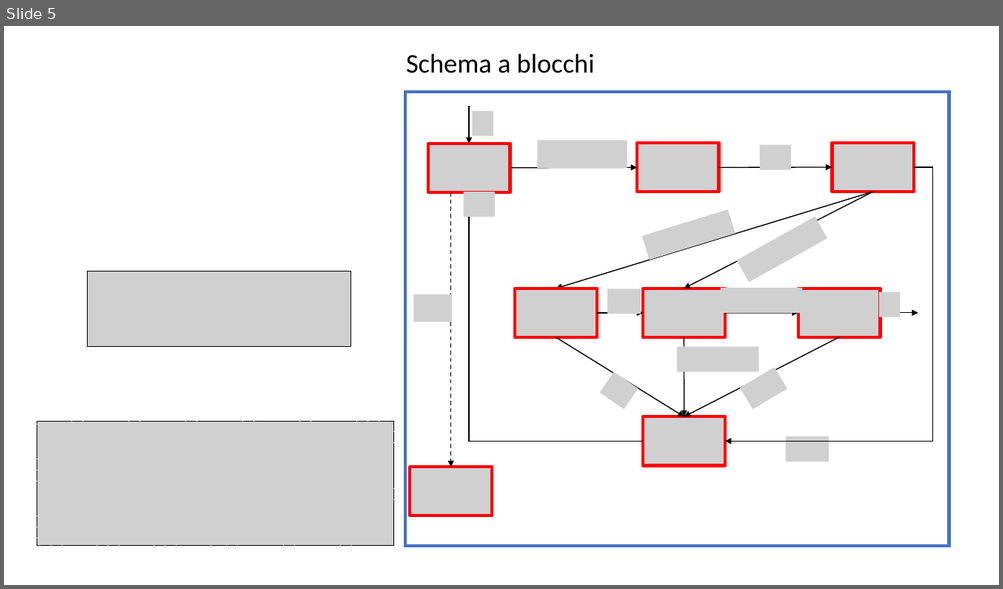
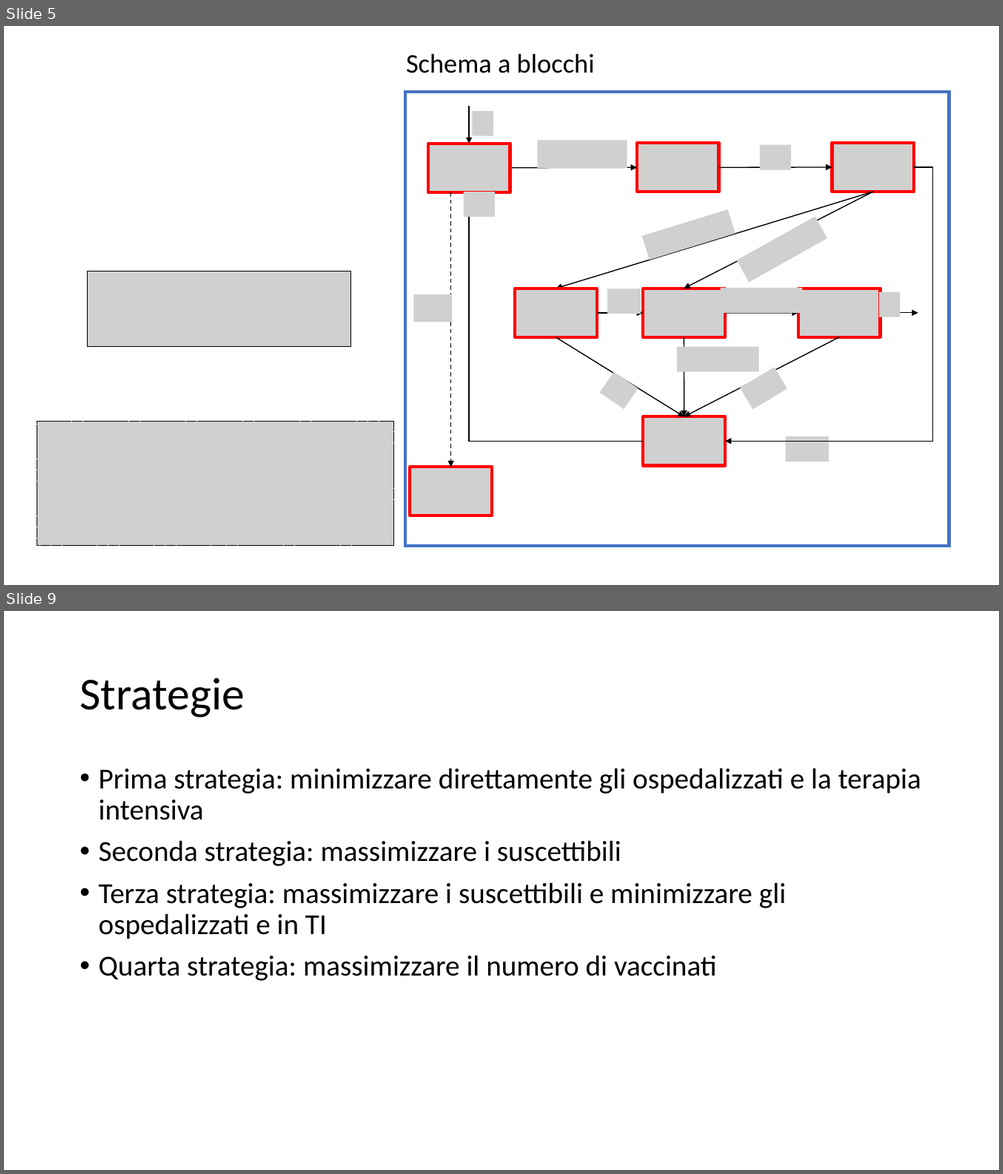
Before and after one commit to spbisc97/covid-optimal-control, a slide deck: PowerPoint/Optimal control strategies to prevent the hospital beds collapse during COVID-19 outbreak.pptx. Shown one above the other, each under a label of ours: slide 5 before the commit, slides 5 and 9 after it; the slides between them are not shown. The pictures are 1003x589 and 1003x1174 pixels, drawn with LibreOffice and Linux fonts; fonts in the diff are those of the drawing; grey boxes stand for pictures. Boxes give left, top, right and bottom in pixels: in the first picture for what was removed or moved away, otherwise in the second. Text is boxed around its words. In the diff, an @@ line names an element or a change of style, - is before the commit and + after.

```diff
--- a/PowerPoint/Optimal control strategies to prevent the hospital beds collapse during COVID-19 outbreak.pptx
+++ b/PowerPoint/Optimal control strategies to prevent the hospital beds collapse during COVID-19 outbreak.pptx
@@ slide 9 added at bbox=[4, 611, 999, 1170], background #FFFFFF @@
@@ title added at bbox=[79, 678, 244, 718], 44 pt, text #000000 @@
+Strategie
@@ text added at bbox=[99, 768, 921, 981], 28 pt, text #000000 @@
+• Prima strategia: minimizzare direttamente gli ospedalizzati e la terapia intensiva
+• Seconda strategia: massimizzare i suscettibili
+• Terza strategia: massimizzare i suscettibili e minimizzare gli ospedalizzati e in TI
+• Quarta strategia: massimizzare il numero di vaccinati
```
Also in this commit, not shown: 13 other slides added.
